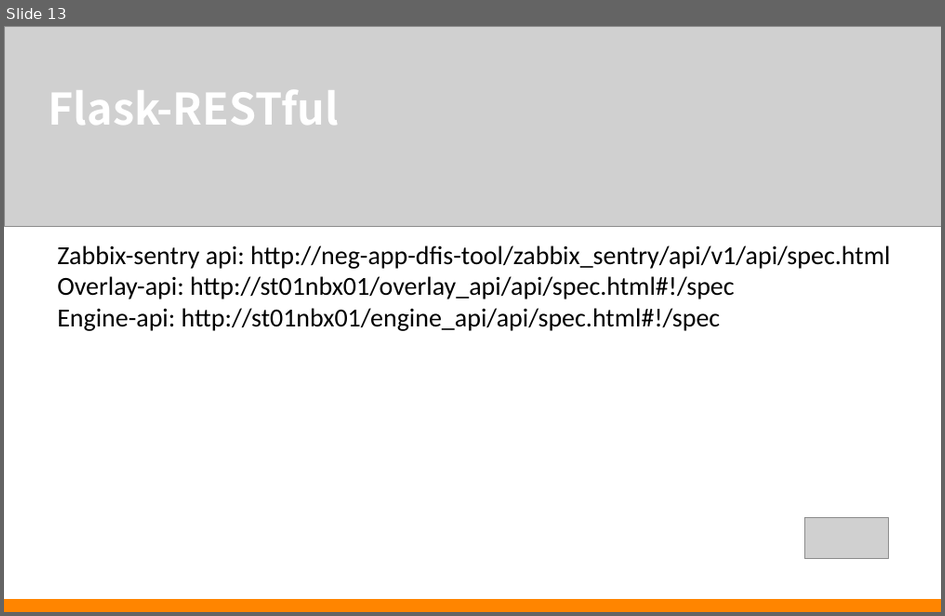
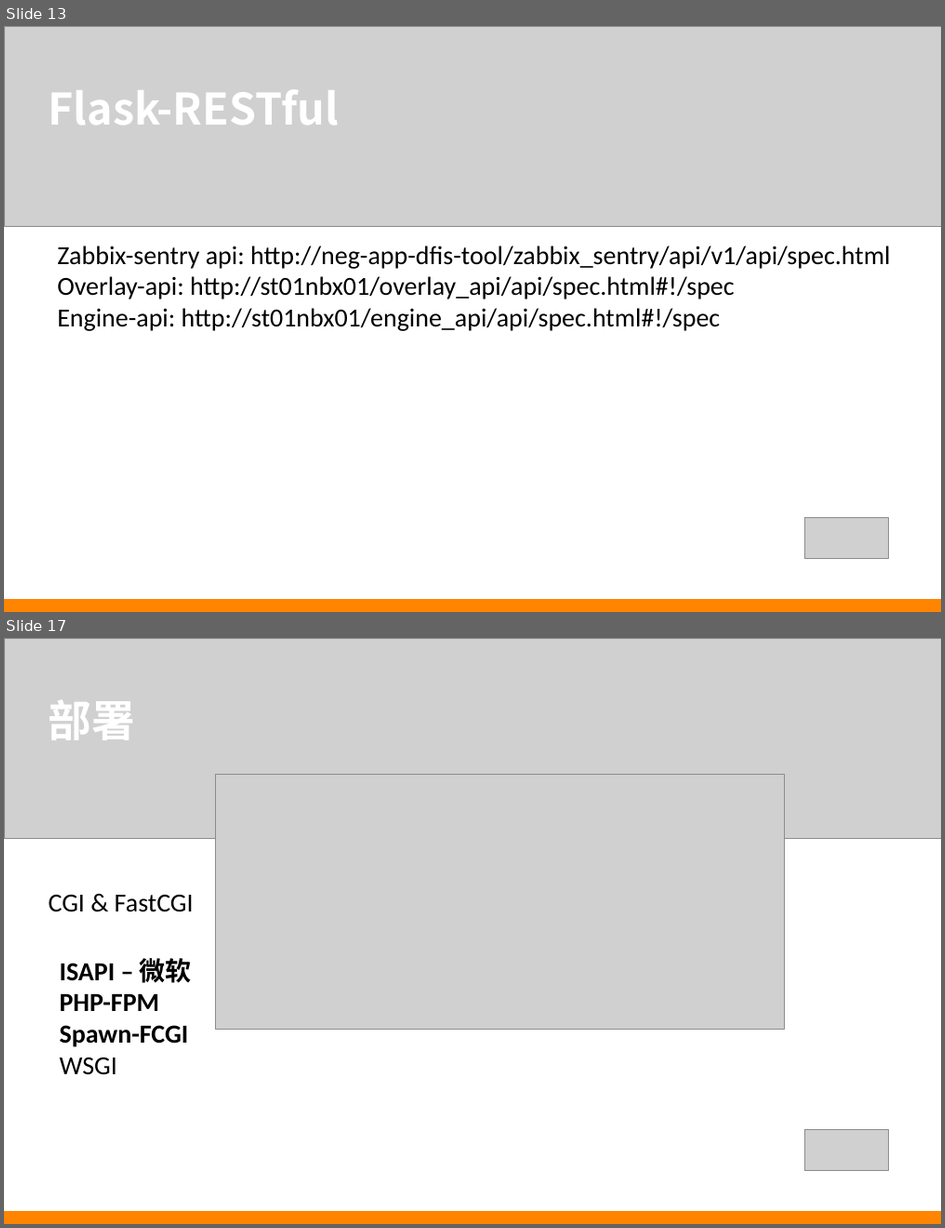
Before and after one commit to by46/mnemosyne, a slide deck: ppt/restful.ppt. Shown one above the other, each under a label of ours: slide 13 before the commit, slides 13 and 17 after it; the slides between them are not shown. The pictures are 945x616 and 945x1228 pixels, drawn with LibreOffice and Linux fonts; fonts in the diff are those of the drawing; grey boxes stand for pictures. Boxes give left, top, right and bottom in pixels: in the first picture for what was removed or moved away, otherwise in the second. Text is boxed around its words. In the diff, an @@ line names an element or a change of style, - is before the commit and + after.

```diff
--- a/ppt/restful.ppt
+++ b/ppt/restful.ppt
@@ slide 17 added at [4, 638, 941, 1224], background #FFFFFF @@
@@ picture added at [4, 638, 941, 839] @@
@@ text added at [49, 700, 135, 740], 40 pt, text #FFFFFF, bold @@
+部署
@@ picture added at [216, 774, 784, 1029] @@
@@ text added at [49, 895, 194, 912], 24 pt, text #000000 @@
+CGI & FastCGI
@@ text added at [60, 958, 192, 1075], 24 pt, text #000000, bold @@
+ISAPI – 微软
+PHP-FPM
+Spawn-FCGI
+WSGI
@@ picture added at [805, 1130, 888, 1172] @@
@@ rectangle added at [4, 1211, 941, 1224], fill #FF8500 @@
```
Also in this commit, not shown: 4 slides changed, 2 other slides added, 1 slide removed.
